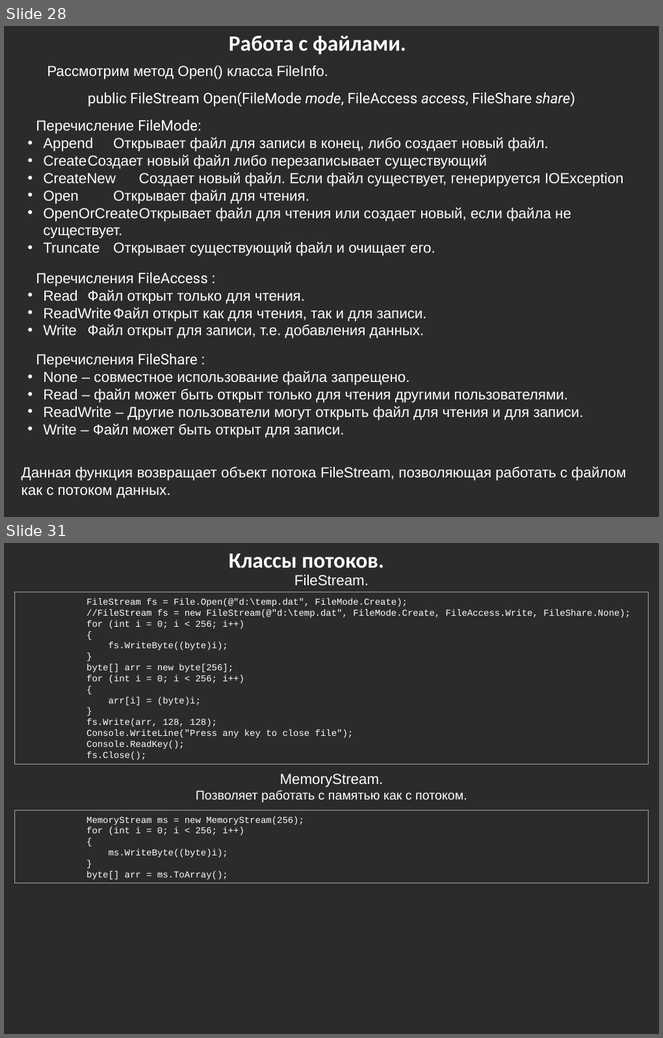
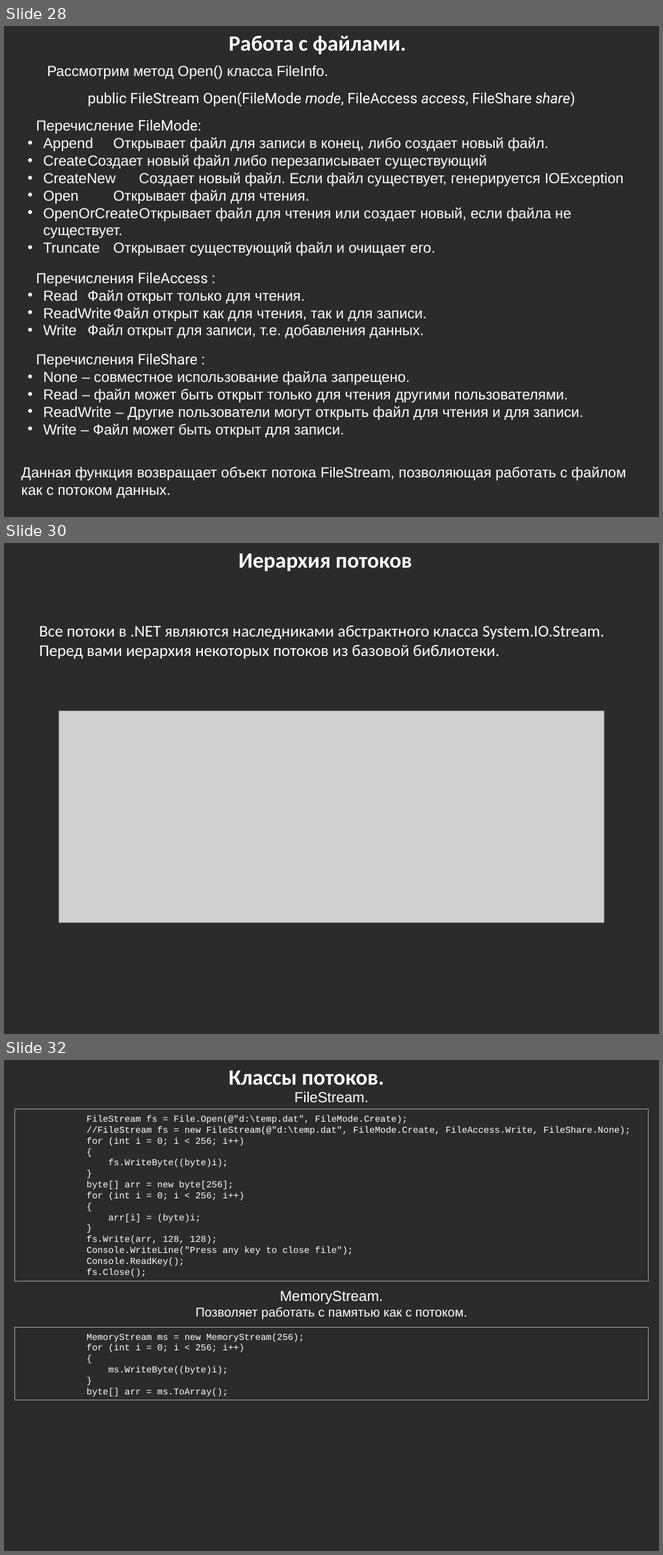
Before and after one commit to bazile/Training, a slide deck: Presentation/lesson-04-io.pptx. Shown one above the other, each under a label of ours: slides 28 and 31 before the commit, slides 28, 30 and 32 after it; the slides between them are not shown. The pictures are 663x1038 and 663x1555 pixels, drawn with LibreOffice and Linux fonts; fonts in the diff are those of the drawing; grey boxes stand for pictures; background and template pictures are left out; a plain dark background stands for a picture behind light text. Boxes give left, top, right and bottom in pixels: in the first picture for what was removed or moved away, otherwise in the second. Text is boxed around its words. In the diff, an @@ line names an element or a change of style, - is before the commit and + after.

```diff
--- a/Presentation/lesson-04-io.pptx
+++ b/Presentation/lesson-04-io.pptx
@@ slide 30 added at [4, 543, 659, 1034], background picture (left out) @@
@@ text added at [239, 553, 412, 572], 24 pt, text #FFFFFF, bold @@
+Иерархия потоков
@@ text added at [39, 626, 605, 659], 18 pt, text #FFFFFF @@
+Все потоки в .NET являются наследниками абстрактного класса System.IO.Stream. Перед вами иерархия некоторых потоков из базовой библиотеки.
@@ picture added at [59, 711, 604, 923] @@
@@ what was slide 31 is now slide 32 @@
```
Also in this commit, not shown: 2 slides changed, 15 other files.
